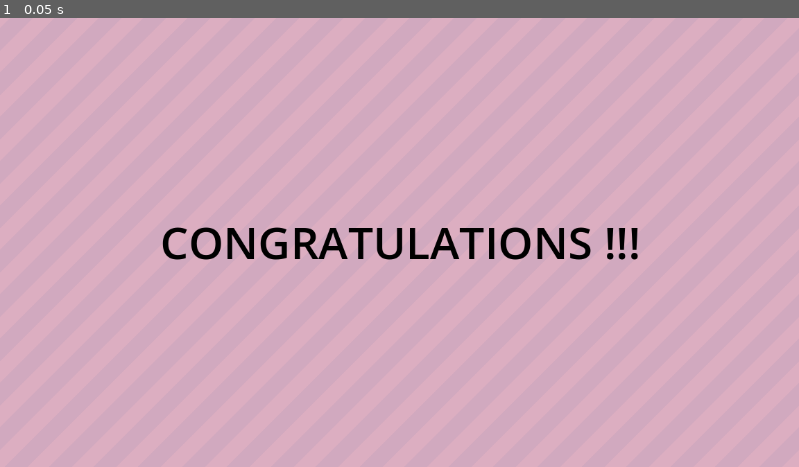
Above: before the commit, frame 1.
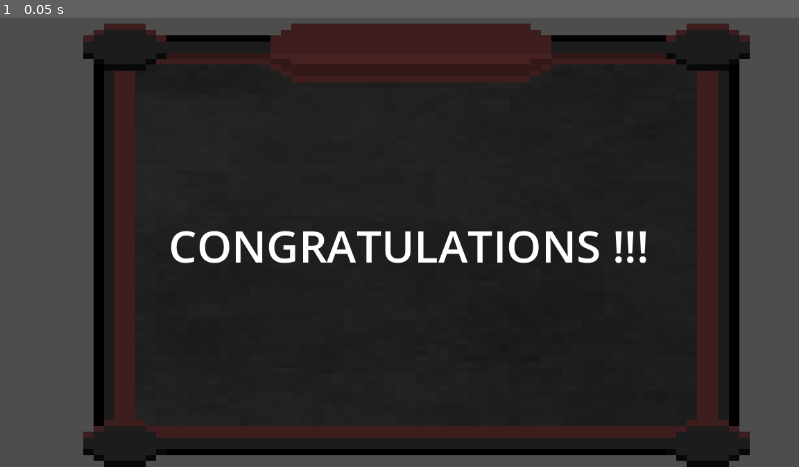
Above: after the commit, the same moment.

Repository: PhantomTrainer2/GameDevPuc
Game: Godot game, scene res://Scenes/end.tscn
Same seed, same stepped clock (60 frames per second), same inputs: the game is played once before the commit and once after it. This scene is started directly instead of the project's main scene.
Inputs:
- Up to frame 1 (0.05 s): no input

The runs differ from the first frame. In frame 1, 100% of the frame differs, in the area x 0-100%, y 0-100%.

Commit message:
final fixes

Diff:
--- a/TelePlataformerLv1/Scenes/end.tscn
+++ b/TelePlataformerLv1/Scenes/end.tscn
@@ -1,28 +1,26 @@
 [gd_scene load_steps=4 format=3 uid="uid://dj1n2c5g1bs7q"]
 
-[ext_resource type="Texture2D" uid="uid://7ledgt0jbngo" path="res://Assets/Background/Pink.png" id="1_5j2cu"]
+[ext_resource type="Texture2D" uid="uid://bmdkr53d180p" path="res://Assets/Menu/FreeHorrorUi.png" id="1_xmt8n"]
 [ext_resource type="AudioStream" uid="uid://b7k1iq37sf3ed" path="res://Assets/Credits.mp3" id="2_xmt8n"]
 
 [sub_resource type="LabelSettings" id="LabelSettings_5j2cu"]
 font_size = 64
-font_color = Color(0, 0, 0, 1)
 
 [node name="End" type="Node2D"]
 
-[node name="BackGround" type="TextureRect" parent="."]
+[node name="Sprite2D" type="Sprite2D" parent="."]
 texture_filter = 1
-offset_left = -1309.0
-offset_top = -2132.0
-offset_right = 7388.0
-offset_bottom = 1302.0
-texture = ExtResource("1_5j2cu")
-stretch_mode = 1
+position = Vector2(594, 327)
+scale = Vector2(15.008623, 8.409638)
+texture = ExtResource("1_xmt8n")
+region_enabled = true
+region_rect = Rect2(125.062485, 127.35425, 69.04317, 83.03839)
 
 [node name="Label" type="Label" parent="."]
-offset_left = 3.0
-offset_top = -1.0
-offset_right = 1152.0
-offset_bottom = 647.0
+offset_left = 15.0
+offset_top = 4.0
+offset_right = 1164.0
+offset_bottom = 652.0
 size_flags_horizontal = 4
 text = "CONGRATULATIONS !!!"
 label_settings = SubResource("LabelSettings_5j2cu")
--- a/TelePlataformerLv1/Scenes/level_2.tscn
+++ b/TelePlataformerLv1/Scenes/level_2.tscn
@@ -136,7 +136,7 @@
 tile_set = SubResource("TileSet_t7v2y")
 
 [node name="HeavenKey" parent="." groups=["Key"] instance=ExtResource("6_055b2")]
-position = Vector2(1823, 251)
+position = Vector2(1828, 204)
 script = ExtResource("7_055b2")
 
 [node name="BaseEnemy" parent="." instance=ExtResource("8_uhnj4")]
@@ -146,7 +146,7 @@
 position = Vector2(3234, 62)
 
 [node name="BaseEnemy2" parent="." instance=ExtResource("8_uhnj4")]
-position = Vector2(1853, 253)
+position = Vector2(1100, 335)
 
 [node name="MidEnemy2" parent="." instance=ExtResource("9_42uki")]
 position = Vector2(2101, 413)
--- a/TelePlataformerLv1/Scripts/character_body_2d.gd
+++ b/TelePlataformerLv1/Scripts/character_body_2d.gd
@@ -23,6 +23,7 @@
 func restart_level() -> void:
 	var gc = GameController.get_instance()
 	gc.points = 0
+	gc.coinsCollected = 0
 	get_tree().change_scene_to_file("res://Scenes/level_%d.tscn" % gc.current_level)
 
 
